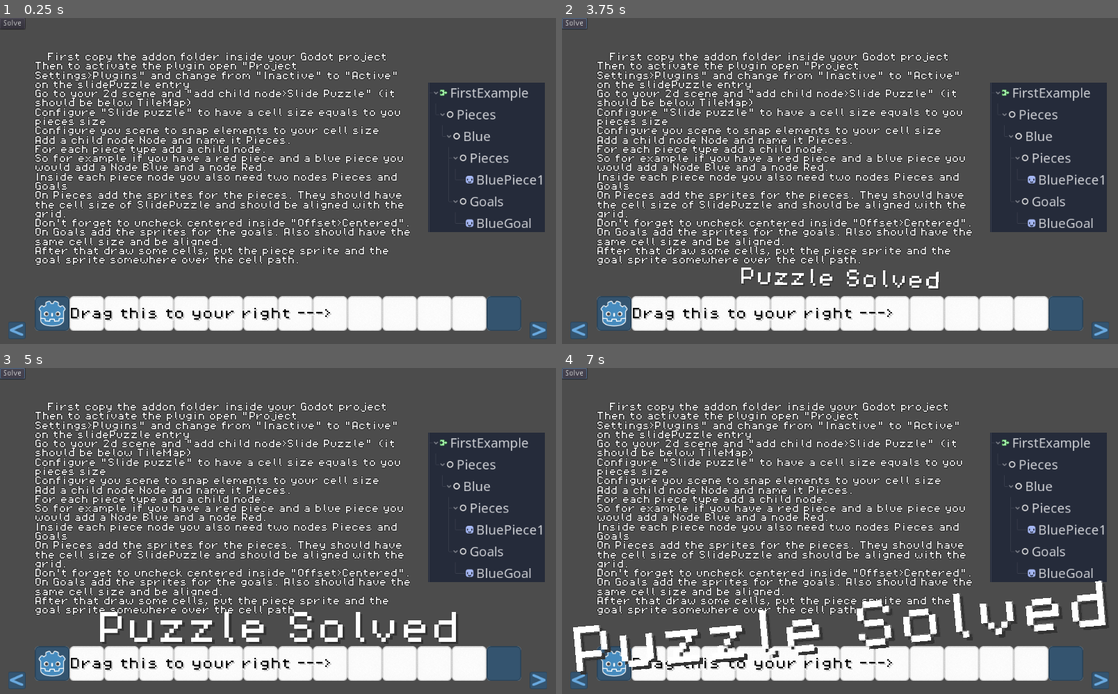
Above: before the commit, frames 1-4 (two rows, left to right).
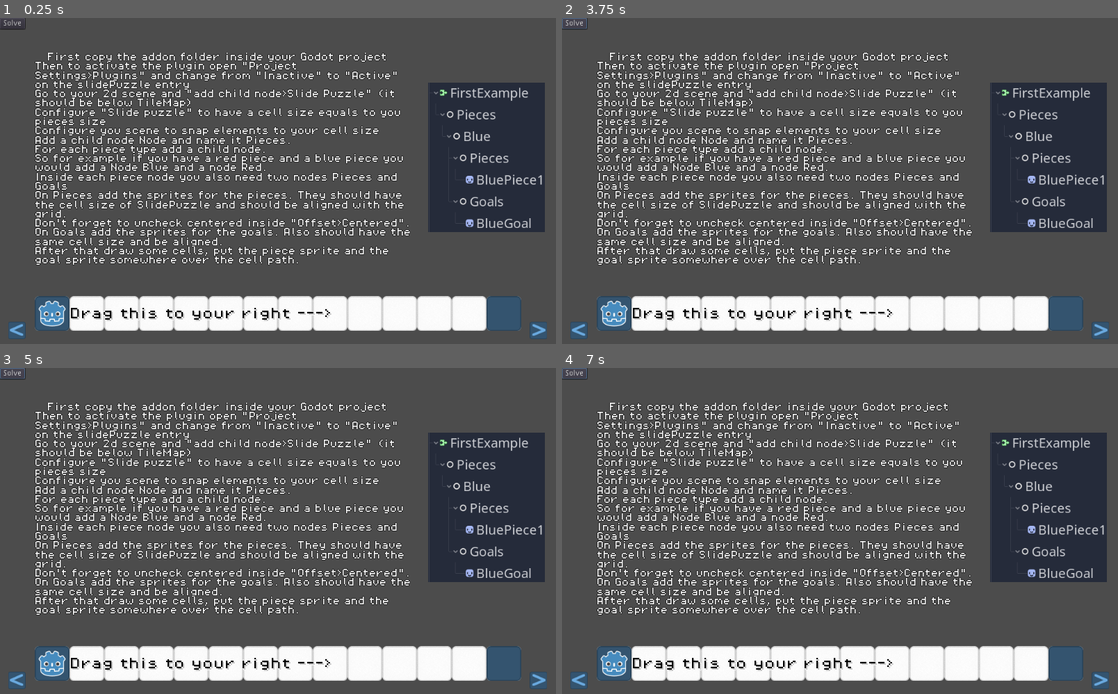
Above: after the commit, the same moments.

Repository: beothorn/slidePuzzle
Game: Godot game, scene res://SlidePuzzleDemo.tscn
The game is run twice, just before and just after one commit, with the same random seed, the same clock (stepped at 60 frames per second) and the same inputs.
Inputs (mouse positions are in pixels of both pictures, inside the frame that each line leads up to):
- Up to frame 1 (0.25 s): no input
- Up to frame 2 (3.75 s): click (1101, 330) at 0.5 s; click (1101, 330) at 1.25 s; click (578, 330) at 2 s; click (578, 330) at 2.75 s; click "Solve" at 3.5 s
- Up to frame 3 (5 s): click "Solve" at 4.25 s
- Up to frame 4 (7 s): click (1101, 680) at 5 s; click (578, 680) at 5.75 s; click "Solve" at 6.5 s

The runs differ from the first frame. In frame 2, 0.7% of the frame differs, in the area x 32-68%, y 76-84%; in frame 3, 2.3%; in frame 4, 4.6%, in the area x 2-99%, y 65-95%.

Commit message:
Add nodes for slide 3

Diff:
--- a/SlidePuzzleDemo.tscn
+++ b/SlidePuzzleDemo.tscn
@@ -254,8 +254,26 @@
 position = Vector2( 1216, 320 )
 texture = ExtResource( 13 )
 
-[node name="Position2D" type="Position2D" parent="."]
-position = Vector2( 664, 448 )
+[node name="Slide3" type="Node" parent="."]
+
+[node name="SlidePuzzle" type="TileMap" parent="Slide3"]
+tile_set = ExtResource( 2 )
+format = 1
+script = ExtResource( 1 )
+
+[node name="Pieces" type="Node" parent="Slide3/SlidePuzzle"]
+
+[node name="Blue" type="Node" parent="Slide3/SlidePuzzle/Pieces"]
+
+[node name="Pieces" type="Node" parent="Slide3/SlidePuzzle/Pieces/Blue"]
+
+[node name="Goals" type="Node" parent="Slide3/SlidePuzzle/Pieces/Blue"]
+
+[node name="Red" type="Node" parent="Slide3/SlidePuzzle/Pieces"]
+
+[node name="Pieces" type="Node" parent="Slide3/SlidePuzzle/Pieces/Red"]
+
+[node name="Goals" type="Node" parent="Slide3/SlidePuzzle/Pieces/Red"]
 [connection signal="button_down" from="CanvasLayer/nextSlide" to="." method="_on_nextSlide_button_down"]
 [connection signal="button_down" from="CanvasLayer/previousSlide" to="." method="_on_previousSlide_button_down"]
 [connection signal="puzzle_solved" from="Slide1/FirstExample" to="." method="_on_puzzle_solved"]
